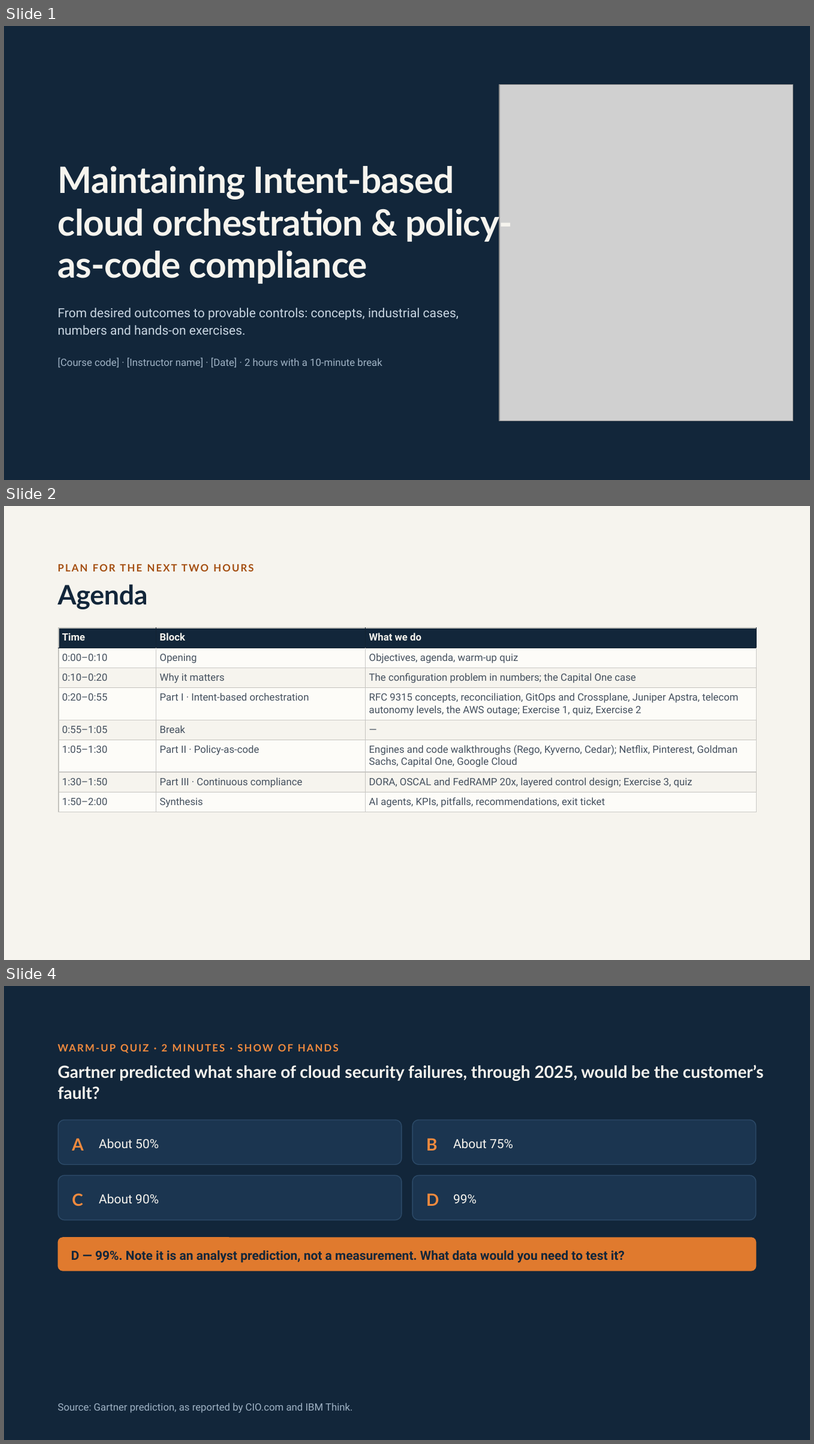
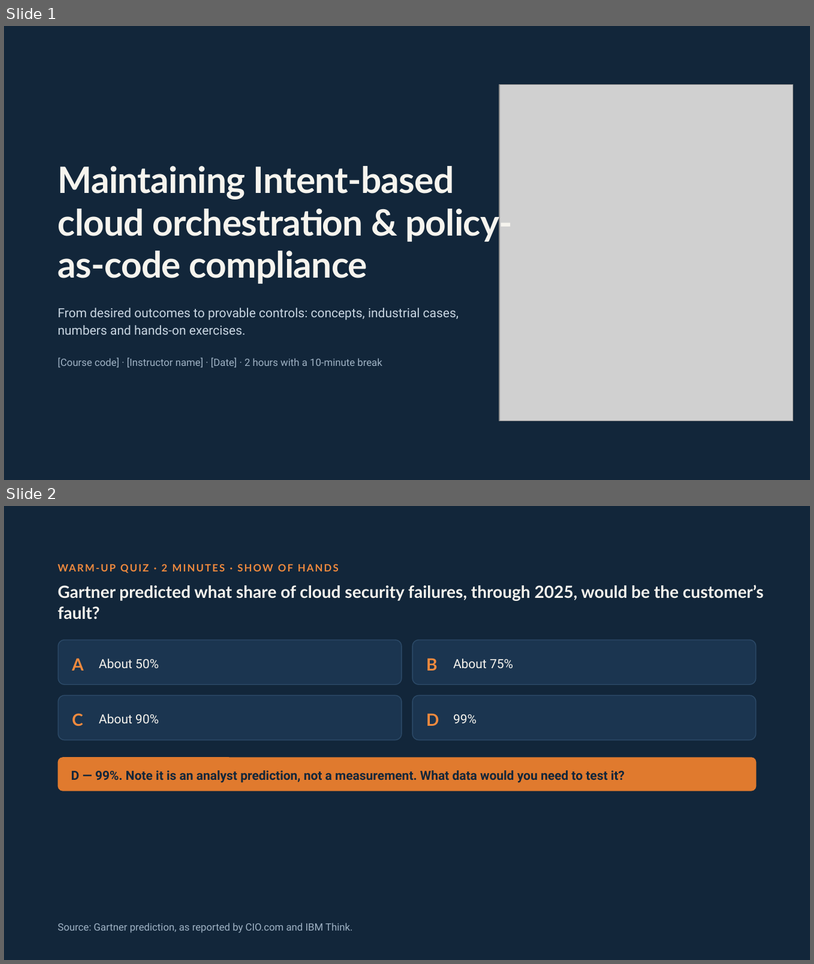
Before and after one commit to SannioEvolution/Material, a slide deck: 22 - Intent-Based Cloud Orchestration & Policy-as-Code for Compliance.pptx. Shown one above the other, each under a label of ours: slides 1, 2 and 4 before the commit, slides 1 and 2 after it; the slides between them are not shown. The pictures are 814x1444 and 814x964 pixels, drawn with LibreOffice and Linux fonts; fonts in the diff are those of the drawing; grey boxes stand for pictures. Boxes give left, top, right and bottom in pixels: in the first picture for what was removed or moved away, otherwise in the second. Text is boxed around its words. In the diff, an @@ line names an element or a change of style, - is before the commit and + after.

```diff
--- a/22 - Intent-Based Cloud Orchestration & Policy-as-Code for Compliance.pptx
+++ b/22 - Intent-Based Cloud Orchestration & Policy-as-Code for Compliance.pptx
@@ slide 2 removed at box(4, 506, 810, 960), background #F6F4EE @@
@@ text removed at box(58, 564, 254, 571) @@
-PLAN FOR THE NEXT TWO HOURS
@@ title removed at box(58, 584, 148, 609) @@
-Agenda
@@ table removed at box(59, 628, 756, 811), 8 rows, 3 columns @@
-Time | Block | What we do
-0:00–0:10 | Opening | Objectives, agenda, warm-up quiz
-0:10–0:20 | Why it matters | The configuration problem in numbers; the Capital One case
-0:20–0:55 | Part I · Intent-based orchestration | RFC 9315 concepts, reconciliation, GitOps and Crossplane, Juniper Apstra, telecom autonomy levels, the AWS outage; Exercise 1, quiz, Exercise 2
-0:55–1:05 | Break | —
-1:05–1:30 | Part II · Policy-as-code | Engines and code walkthroughs (Rego, Kyverno, Cedar); Netflix, Pinterest, Goldman Sachs, Capital One, Google Cloud
-1:30–1:50 | Part III · Continuous compliance | DORA, OSCAL and FedRAMP 20x, layered control design; Exercise 3, quiz
-1:50–2:00 | Synthesis | AI agents, KPIs, pitfalls, recommendations, exit ticket
@@ what was slide 4 is now slide 2 @@
```
Also in this commit, not shown: 9 slides changed, 6 slides added, 3 other slides removed, 1 other file.
